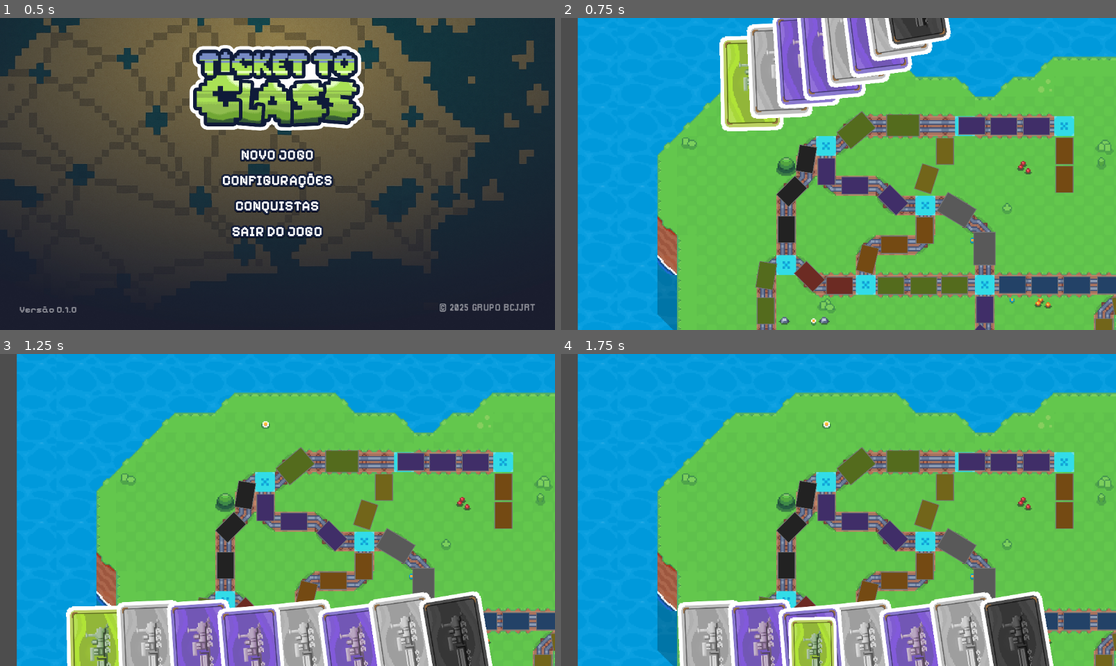
Above: before the commit, frames 1-4 (two rows, left to right).
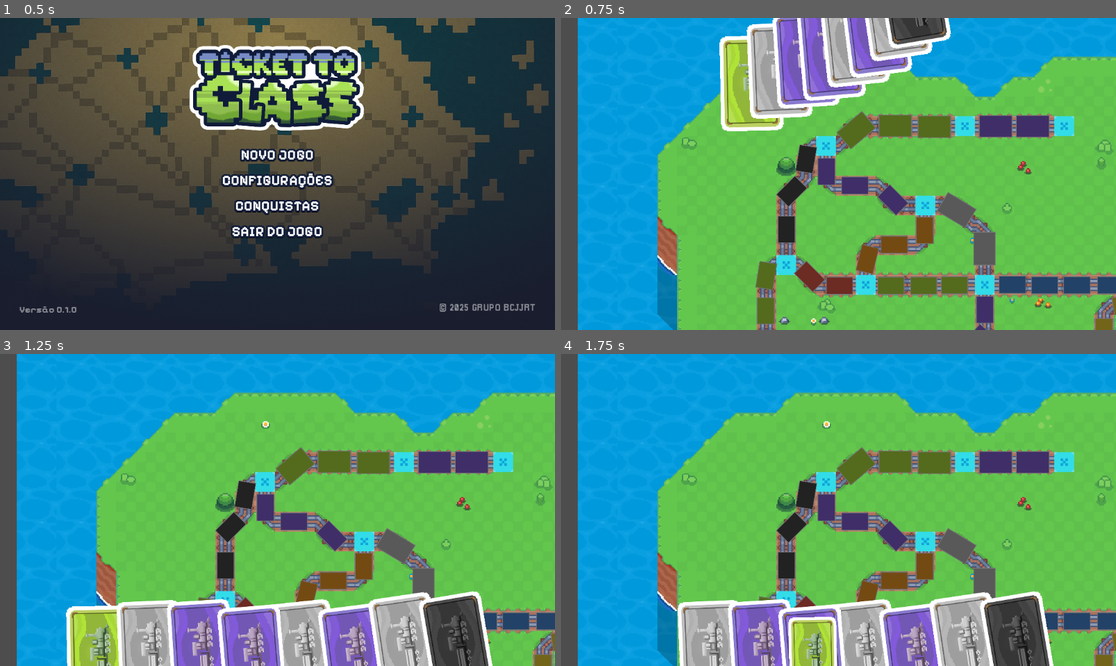
Above: after the commit, the same moments.

Repository: rafaamparo/ticket-to-ride-es2
Game: Godot game, scene res://scenes/main_menu.tscn
Same seed, same stepped clock (60 frames per second), same inputs: the game is played once before the commit and once after it.
Inputs (mouse positions are in pixels of both pictures, inside the frame that each line leads up to):
- Up to frame 1 (0.5 s): no input
- Up to frame 2 (0.75 s): tap Enter at 0.5 s; drag from (838, 155) to (894, 105) at 0.52 s
- Up to frame 3 (1.25 s): no input
- Up to frame 4 (1.75 s): tap Space at 1.25 s; drag from (660, 653) to (810, 653) at 1.27 s

Frame 1 is identical in both runs. In frame 2, 2.5% of the frame differs, in the area x 57-93%, y 30-57%; in frame 3, 2.5%; in frame 4, 2.5%.

Commit message:
finishing the addition of vagoes

Diff:
--- a/scenes/game_scene.tscn
+++ b/scenes/game_scene.tscn
@@ -284,30 +284,29 @@
 cor_trilha = "roxo"
 
 [node name="Vagoes" parent="GerenciadorDeTrilhas/TrilhaVagao13" instance=ExtResource("5_k8cfs")]
-position = Vector2(818, 226)
-rotation = 1.5708
-scale = Vector2(0.8, 0.8)
+position = Vector2(867, 227)
+rotation = 1.5708
 
 [node name="Vagoes2" parent="GerenciadorDeTrilhas/TrilhaVagao13" instance=ExtResource("5_k8cfs")]
-position = Vector2(884, 227)
-rotation = 1.5708
-scale = Vector2(0.8, 0.8)
-
-[node name="Vagoes3" parent="GerenciadorDeTrilhas/TrilhaVagao13" instance=ExtResource("5_k8cfs")]
-position = Vector2(952, 227)
-rotation = 1.5708
-scale = Vector2(0.8, 0.8)
+position = Vector2(944, 227)
+rotation = 1.5708
 
 [node name="TrilhaVagao14" type="Node2D" parent="GerenciadorDeTrilhas"]
 script = ExtResource("4_5jc4f")
-cor_trilha = "laranja"
+cor_trilha = "verde"
 
 [node name="Vagoes" parent="GerenciadorDeTrilhas/TrilhaVagao14" instance=ExtResource("5_k8cfs")]
-position = Vector2(1010, 278)
+position = Vector2(1462, 943)
 scale = Vector2(0.8, 0.8)
 
 [node name="Vagoes2" parent="GerenciadorDeTrilhas/TrilhaVagao14" instance=ExtResource("5_k8cfs")]
-position = Vector2(1010, 337)
+position = Vector2(1484, 1010)
+rotation = -0.631809
+scale = Vector2(0.8, 0.8)
+
+[node name="Vagoes3" parent="GerenciadorDeTrilhas/TrilhaVagao14" instance=ExtResource("5_k8cfs")]
+position = Vector2(1505, 1070)
+rotation = -0.158825
 scale = Vector2(0.8, 0.8)
 
 [node name="TrilhaVagao15" type="Node2D" parent="GerenciadorDeTrilhas"]
@@ -494,7 +493,11 @@
 rotation = 0.869174
 
 [node name="Vagoes2" parent="GerenciadorDeTrilhas/TrilhaVagao29" instance=ExtResource("5_k8cfs")]
-position = Vector2(675, 225)
+position = Vector2(659, 226)
+rotation = 1.5708
+
+[node name="Vagoes3" parent="GerenciadorDeTrilhas/TrilhaVagao29" instance=ExtResource("5_k8cfs")]
+position = Vector2(740, 228)
 rotation = 1.5708
 
 [node name="TrilhaVagao30" type="Node2D" parent="GerenciadorDeTrilhas"]
@@ -517,15 +520,20 @@
 
 [node name="TrilhaVagao31" type="Node2D" parent="GerenciadorDeTrilhas"]
 script = ExtResource("4_5jc4f")
-cor_trilha = "amarelo"
 
 [node name="Vagoes" parent="GerenciadorDeTrilhas/TrilhaVagao31" instance=ExtResource("5_k8cfs")]
-position = Vector2(762, 279)
+position = Vector2(564, 1314)
+rotation = -0.394444
 scale = Vector2(0.8, 0.8)
 
 [node name="Vagoes2" parent="GerenciadorDeTrilhas/TrilhaVagao31" instance=ExtResource("5_k8cfs")]
-position = Vector2(724, 336)
-rotation = 0.315905
+position = Vector2(609, 1369)
+rotation = -0.79587
+scale = Vector2(0.8, 0.8)
+
+[node name="Vagoes3" parent="GerenciadorDeTrilhas/TrilhaVagao31" instance=ExtResource("5_k8cfs")]
+position = Vector2(663, 1416)
+rotation = -0.947714
 scale = Vector2(0.8, 0.8)
 
 [node name="TrilhaVagao32" type="Node2D" parent="GerenciadorDeTrilhas"]
@@ -695,3 +703,213 @@
 [node name="Vagoes3" parent="GerenciadorDeTrilhas/TrilhaVagao41" instance=ExtResource("5_k8cfs")]
 position = Vector2(1548, 1504)
 rotation = 1.5708
+
+[node name="TrilhaVagao42" type="Node2D" parent="GerenciadorDeTrilhas"]
+script = ExtResource("4_5jc4f")
+cor_trilha = "laranja"
+
+[node name="Vagoes" parent="GerenciadorDeTrilhas/TrilhaVagao42" instance=ExtResource("5_k8cfs")]
+position = Vector2(554, 1193)
+
+[node name="Vagoes2" parent="GerenciadorDeTrilhas/TrilhaVagao42" instance=ExtResource("5_k8cfs")]
+position = Vector2(554, 1114)
+
+[node name="Vagoes3" parent="GerenciadorDeTrilhas/TrilhaVagao42" instance=ExtResource("5_k8cfs")]
+position = Vector2(554, 1032)
+
+[node name="Vagoes4" parent="GerenciadorDeTrilhas/TrilhaVagao42" instance=ExtResource("5_k8cfs")]
+position = Vector2(566, 948)
+rotation = 0.436332
+
+[node name="Vagoes5" parent="GerenciadorDeTrilhas/TrilhaVagao42" instance=ExtResource("5_k8cfs")]
+position = Vector2(597, 865)
+
+[node name="Vagoes6" parent="GerenciadorDeTrilhas/TrilhaVagao42" instance=ExtResource("5_k8cfs")]
+position = Vector2(606, 779)
+rotation = 0.47473
+
+[node name="Vagoes7" parent="GerenciadorDeTrilhas/TrilhaVagao42" instance=ExtResource("5_k8cfs")]
+position = Vector2(665, 722)
+rotation = 1.5708
+
+[node name="Vagoes8" parent="GerenciadorDeTrilhas/TrilhaVagao42" instance=ExtResource("5_k8cfs")]
+position = Vector2(742, 723)
+rotation = 1.5708
+
+[node name="TrilhaVagao43" type="Node2D" parent="GerenciadorDeTrilhas"]
+script = ExtResource("4_5jc4f")
+
+[node name="Vagoes" parent="GerenciadorDeTrilhas/TrilhaVagao43" instance=ExtResource("5_k8cfs")]
+position = Vector2(926, 1691)
+
+[node name="Vagoes2" parent="GerenciadorDeTrilhas/TrilhaVagao43" instance=ExtResource("5_k8cfs")]
+position = Vector2(979, 1754)
+rotation = -1.26536
+
+[node name="Vagoes3" parent="GerenciadorDeTrilhas/TrilhaVagao43" instance=ExtResource("5_k8cfs")]
+position = Vector2(1054, 1792)
+rotation = -1.3439
+
+[node name="Vagoes4" parent="GerenciadorDeTrilhas/TrilhaVagao43" instance=ExtResource("5_k8cfs")]
+position = Vector2(1129, 1829)
+rotation = 1.5708
+
+[node name="Vagoes5" parent="GerenciadorDeTrilhas/TrilhaVagao43" instance=ExtResource("5_k8cfs")]
+position = Vector2(1205, 1815)
+rotation = 0.811578
+
+[node name="TrilhaVagao44" type="Node2D" parent="GerenciadorDeTrilhas"]
+script = ExtResource("4_5jc4f")
+cor_trilha = "azul"
+
+[node name="Vagoes" parent="GerenciadorDeTrilhas/TrilhaVagao44" instance=ExtResource("5_k8cfs")]
+position = Vector2(1553, 1152)
+rotation = -0.394444
+scale = Vector2(0.8, 0.8)
+
+[node name="Vagoes2" parent="GerenciadorDeTrilhas/TrilhaVagao44" instance=ExtResource("5_k8cfs")]
+position = Vector2(1586, 1216)
+scale = Vector2(0.8, 0.8)
+
+[node name="Vagoes3" parent="GerenciadorDeTrilhas/TrilhaVagao44" instance=ExtResource("5_k8cfs")]
+position = Vector2(1626, 1286)
+scale = Vector2(0.8, 0.8)
+
+[node name="TrilhaVagao45" type="Node2D" parent="GerenciadorDeTrilhas"]
+script = ExtResource("4_5jc4f")
+cor_trilha = "azul"
+
+[node name="Vagoes" parent="GerenciadorDeTrilhas/TrilhaVagao45" instance=ExtResource("5_k8cfs")]
+position = Vector2(1324, 1780)
+rotation = 1.10654
+
+[node name="Vagoes2" parent="GerenciadorDeTrilhas/TrilhaVagao45" instance=ExtResource("5_k8cfs")]
+position = Vector2(1402, 1752)
+rotation = 1.5708
+
+[node name="Vagoes3" parent="GerenciadorDeTrilhas/TrilhaVagao45" instance=ExtResource("5_k8cfs")]
+position = Vector2(1483, 1721)
+rotation = 0.947714
+
+[node name="Vagoes4" parent="GerenciadorDeTrilhas/TrilhaVagao45" instance=ExtResource("5_k8cfs")]
+position = Vector2(1561, 1711)
+rotation = 1.5708
+
+[node name="Vagoes5" parent="GerenciadorDeTrilhas/TrilhaVagao45" instance=ExtResource("5_k8cfs")]
+position = Vector2(1638, 1712)
+rotation = 1.5708
+
+[node name="Vagoes6" parent="GerenciadorDeTrilhas/TrilhaVagao45" instance=ExtResource("5_k8cfs")]
+position = Vector2(1716, 1711)
+rotation = 1.5708
+
+[node name="Vagoes7" parent="GerenciadorDeTrilhas/TrilhaVagao45" instance=ExtResource("5_k8cfs")]
+position = Vector2(1786, 1686)
+rotation = 0.305433
+
+[node name="TrilhaVagao46" type="Node2D" parent="GerenciadorDeTrilhas"]
+script = ExtResource("4_5jc4f")
+cor_trilha = "roxo"
+
+[node name="Vagoes" parent="GerenciadorDeTrilhas/TrilhaVagao46" instance=ExtResource("5_k8cfs")]
+position = Vector2(1792, 567)
+scale = Vector2(0.8, 0.8)
+
+[node name="Vagoes2" parent="GerenciadorDeTrilhas/TrilhaVagao46" instance=ExtResource("5_k8cfs")]
+position = Vector2(1757, 623)
+rotation = 0.315905
+scale = Vector2(0.8, 0.8)
+
+[node name="Vagoes3" parent="GerenciadorDeTrilhas/TrilhaVagao46" instance=ExtResource("5_k8cfs")]
+position = Vector2(1750, 688)
+scale = Vector2(0.8, 0.8)
+
+[node name="Vagoes4" parent="GerenciadorDeTrilhas/TrilhaVagao46" instance=ExtResource("5_k8cfs")]
+position = Vector2(1713, 749)
+scale = Vector2(0.8, 0.8)
+
+[node name="TrilhaVagao47" type="Node2D" parent="GerenciadorDeTrilhas"]
+script = ExtResource("4_5jc4f")
+cor_trilha = "preto"
+
+[node name="Vagoes" parent="GerenciadorDeTrilhas/TrilhaVagao47" instance=ExtResource("5_k8cfs")]
+position = Vector2(1529, 348)
+rotation = 1.5708
+
+[node name="Vagoes2" parent="GerenciadorDeTrilhas/TrilhaVagao47" instance=ExtResource("5_k8cfs")]
+position = Vector2(1610, 348)
+rotation = 1.5708
+
+[node name="Vagoes3" parent="GerenciadorDeTrilhas/TrilhaVagao47" instance=ExtResource("5_k8cfs")]
+position = Vector2(1691, 388)
+rotation = 2.36143
+
+[node name="Vagoes4" parent="GerenciadorDeTrilhas/TrilhaVagao47" instance=ExtResource("5_k8cfs")]
+position = Vector2(1751, 447)
+rotation = 2.36143
+
+[node name="TrilhaVagao48" type="Node2D" parent="GerenciadorDeTrilhas"]
+script = ExtResource("4_5jc4f")
+cor_trilha = "roxo"
+
+[node name="Vagoes" parent="GerenciadorDeTrilhas/TrilhaVagao48" instance=ExtResource("5_k8cfs")]
+position = Vector2(1234, 522)
+rotation = 0.869174
+scale = Vector2(0.8, 0.8)
+
+[node name="Vagoes2" parent="GerenciadorDeTrilhas/TrilhaVagao48" instance=ExtResource("5_k8cfs")]
+position = Vector2(1305, 485)
+rotation = 0.869174
+scale = Vector2(0.8, 0.8)
+
+[node name="Vagoes3" parent="GerenciadorDeTrilhas/TrilhaVagao48" instance=ExtResource("5_k8cfs")]
+position = Vector2(1365, 434)
+rotation = 1.18508
+scale = Vector2(0.8, 0.8)
+
+[node name="Vagoes4" parent="GerenciadorDeTrilhas/TrilhaVagao48" instance=ExtResource("5_k8cfs")]
+position = Vector2(1428, 402)
+rotation = 0.869174
+scale = Vector2(0.8, 0.8)
+
+[node name="TrilhaVagao49" type="Node2D" parent="GerenciadorDeTrilhas"]
+script = ExtResource("4_5jc4f")
+
+[node name="Vagoes" parent="GerenciadorDeTrilhas/TrilhaVagao49" instance=ExtResource("5_k8cfs")]
+position = Vector2(1034, 1421)
+rotation = 1.5708
+
+[node name="Vagoes2" parent="GerenciadorDeTrilhas/TrilhaVagao49" instance=ExtResource("5_k8cfs")]
+position = Vector2(1113, 1388)
+rotation = 1.01753
+
+[node name="Vagoes3" parent="GerenciadorDeTrilhas/TrilhaVagao49" instance=ExtResource("5_k8cfs")]
+position = Vector2(1194, 1380)
+rotation = 1.5708
+
+[node name="Vagoes4" parent="GerenciadorDeTrilhas/TrilhaVagao49" instance=ExtResource("5_k8cfs")]
+position = Vector2(1277, 1348)
+rotation = 0.858702
+
+[node name="Vagoes5" parent="GerenciadorDeTrilhas/TrilhaVagao49" instance=ExtResource("5_k8cfs")]
+position = Vector2(1361, 1339)
+rotation = 1.5708
+
+[node name="Vagoes6" parent="GerenciadorDeTrilhas/TrilhaVagao49" instance=ExtResource("5_k8cfs")]
+position = Vector2(1452, 1339)
+rotation = 1.5708
+
+[node name="Vagoes7" parent="GerenciadorDeTrilhas/TrilhaVagao49" instance=ExtResource("5_k8cfs")]
+position = Vector2(1548, 1339)
+rotation = 1.5708
+
+[node name="TrilhaVagao50" type="Node2D" parent="GerenciadorDeTrilhas"]
+script = ExtResource("4_5jc4f")
+
+[node name="Vagoes" parent="GerenciadorDeTrilhas/TrilhaVagao50" instance=ExtResource("5_k8cfs")]
+position = Vector2(1119, 1467)
+rotation = -0.712094
+
+[node name="Vagoes2" parent="GerenciadorDeTrilhas/TrilhaVagao50" instance=ExtResource("5_k8cfs")]
+position = Vector2(1216, 1504)
+rotation = 1.5708
